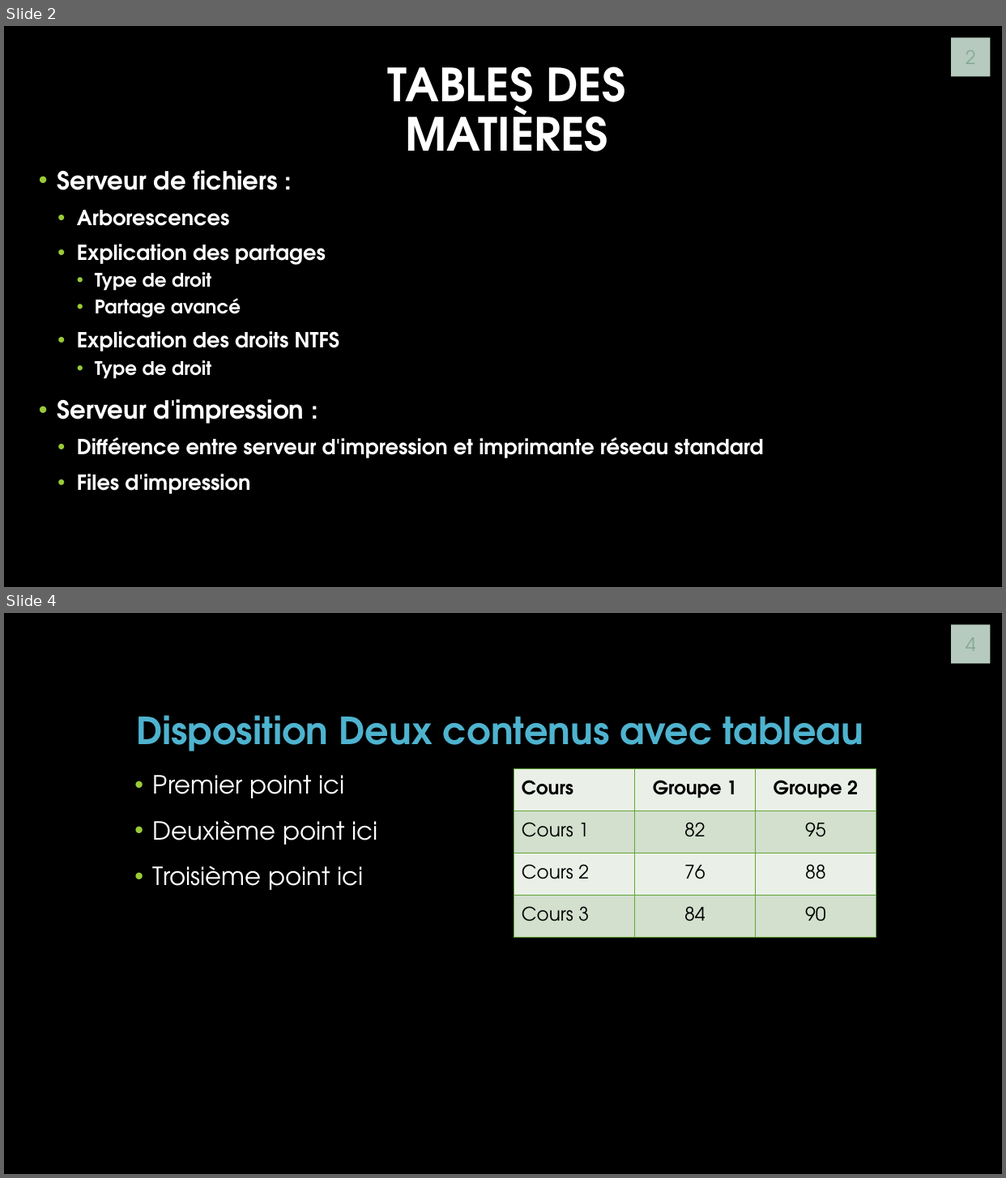
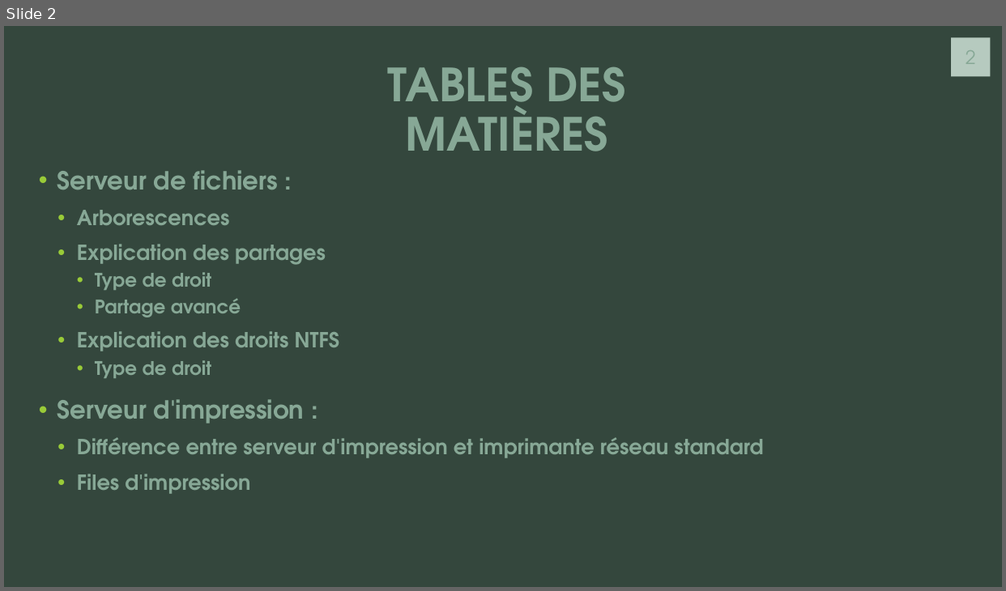
Before and after one commit to J0rg321/Serveur_Fichiers_ICT-123, a slide deck: SERVEUR ET FICHIERS D’IMPRESSION.pptx. Shown one above the other, each under a label of ours: slides 2 and 4 before the commit, slide 2 after it; the slides between them are not shown. The pictures are 1006x1178 and 1006x591 pixels, drawn with LibreOffice and Linux fonts; fonts in the diff are those of the drawing; background and template pictures are left out. Boxes give left, top, right and bottom in pixels: in the first picture for what was removed or moved away, otherwise in the second. Text is boxed around its words. In the diff, an @@ line names an element or a change of style, - is before the commit and + after.

```diff
--- a/SERVEUR ET FICHIERS D’IMPRESSION.pptx
+++ b/SERVEUR ET FICHIERS D’IMPRESSION.pptx
@@ slide 4 removed at box(4, 613, 1002, 1174), background picture (left out); not listed: 1 template element that a slide beside it also shows @@
@@ title removed at box(136, 715, 863, 752) @@
-Disposition Deux contenus avec tableau
@@ text removed at box(153, 775, 377, 890) @@
-• Premier point ici
-• Deuxième point ici
-• Troisième point ici
@@ table removed at box(513, 769, 876, 937), 4 rows, 3 columns @@
-Cours | Groupe 1 | Groupe 2
-Cours 1 | 82 | 95
-Cours 2 | 76 | 88
-Cours 3 | 84 | 90
@@ slide 2 changed as well @@
@@ background picture (left out) to #34473D @@
@@ title "TABLES DES MATIÈRES" at box(388, 66, 625, 152): text colour #FFFFFF to #87A896 @@
@@ text "Serveur de fichiers :" at box(57, 170, 763, 494): text colour #FFFFFF to #87A896 @@
```
Also in this commit, not shown: 1 other slide changed, 6 slides added, 2 other slides removed.
